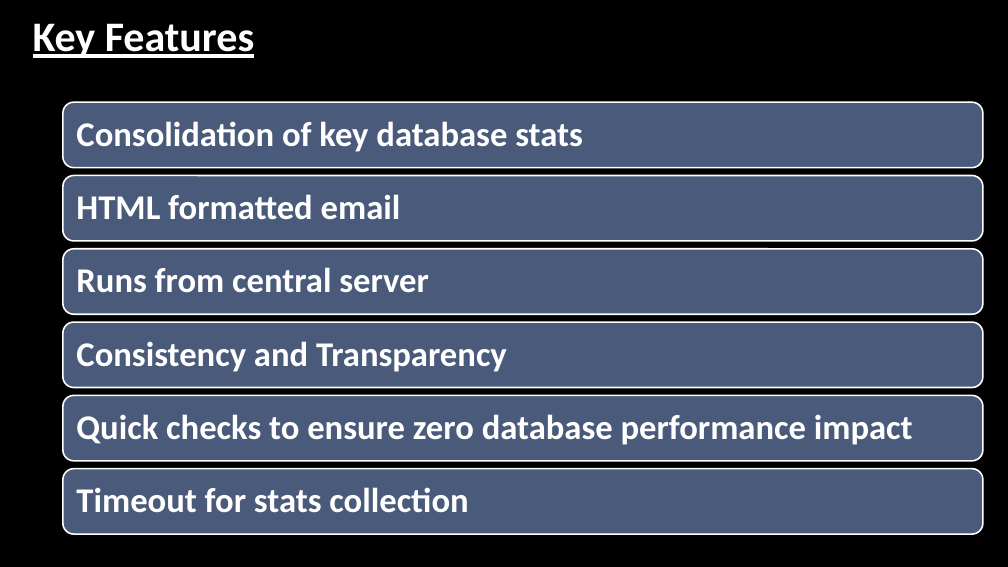
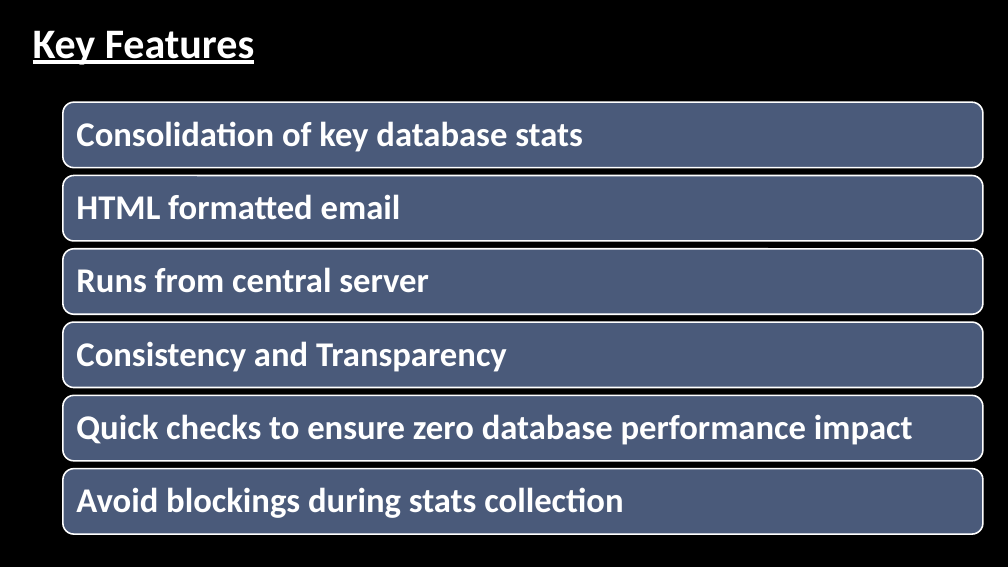
Before and after one commit to hedaprakash/SQLHealthCheck, a slide deck: slide 8 of Consolidated Essential Performance Health Check using PowerShell.pptx (slide 6 before the commit). Drawn at 1008x567 pixels with LibreOffice and Linux fonts; fonts in the diff are those of the drawing; background and template pictures are left out. Boxes give left, top, right and bottom in pixels: in the first picture for what was removed or moved away, otherwise in the second. Text is boxed around its words. In the diff, an @@ line names an element or a change of style, - is before the commit and + after.

```diff
--- a/Consolidated Essential Performance Health Check using PowerShell.pptx
+++ b/Consolidated Essential Performance Health Check using PowerShell.pptx
@@ rectangle "Key Features": place and size @@
-rectangle "Key Features" at bbox=[25, 6, 872, 50]
+rectangle "Key Features" at bbox=[25, 13, 872, 57]
@@ text at bbox=[76, 487, 623, 518]: text changed @@
-Timeout for stats collection
+Avoid blockings during stats collection
```
Also in this commit, not shown: 12 other slides changed, 2 slides added, 6 other files.
